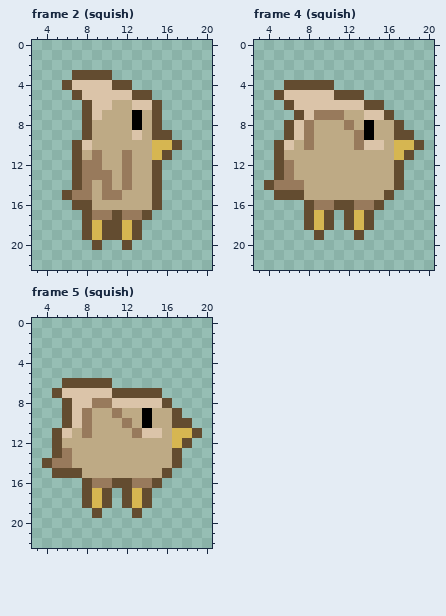
A pixel-art file gets an edit: assets/sprites/birb.aseprite. This is how it looked before the edit.
24x24 pixels, 6 frames. Shown: frame 2 (squish): x 3..20, y 0..22; frame 4 (squish): x 3..20, y 0..22; frame 5 (squish): x 3..20, y 0..22. The commit also changed other frames, which this record leaves out.
Now the later version:
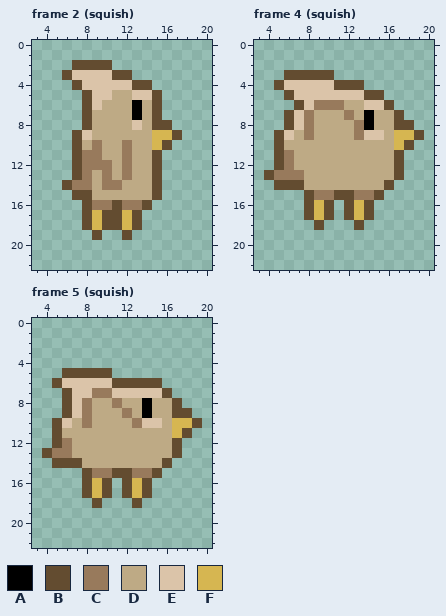
Palette (. is transparent): A #000000  B #634c30  C #987a5c  D #beaa85  E #dbc4a9  F #d6b651
Diff:
layer "Flattened" added
layer "Group 1/outline" removed
layer "Group 1/Layer 1" removed
layer "Group 1/wing" removed
Changed rows in their new state; - is an unchanged pixel.
Frame 2 (squish):
first column x 6:
 2 -BBBB-------
 3 BEEEEBB-----
 4 .B---EEBB---
 5 -.B--DDEEB--
 6 ----D--AD---
 7 ---D--------
 8 -------E--B-
 9 -BE----D-FFB
10 --DC--C---B.
11 --C------B.-
12 ----C-------
13 ---D--------
14 BC---CD-----
15 .BB-DD------
16 -.-CCBCCB.--
17 ---FB-FB.---
19 --.B..B.----
20 ---.--.-----
Frame 4 (squish):
first column x 4:
 3 --BBBBB---------
 4 -BEEEEEBBB------
 5 -.B----EEEBB----
 6 --.B-CCCDDEEB---
 7 --BECDDDC-ADDB--
 8 --------DC----B-
 9 -BED------EE-FFB
10 --D-D----DDD--B.
11 --C----------B.-
13 BC-C------------
14 .BBB--------B.--
15 -...BCCBBCCB.---
16 -----FB.-FB.----
18 ----.B.-.B.-----
19 -----.---.------
Frame 5 (squish):
first column x 4:
 5 --BBBBB---------
 6 -BEEEEEBBBBB----
 7 -.B--CCEEEEEB---
 8 ----CDDCDDADDB--
 9 -------DC-----B-
10 -BED----DCEE-FFB
11 --D-D----DDD--B.
12 --C----------B.-
13 BC--------------
14 .BBB--------B.--
15 -...BCCBBCCB.---
16 -----FB.-FB.----
18 ----.B.-.B.-----
19 -----.---.------
Pixel boxes of the changes (left, top, right, bottom) in both pictures:
changed: (62, 60, 182, 250)
changed: (264, 70, 424, 240)
changed: (42, 368, 202, 518)
